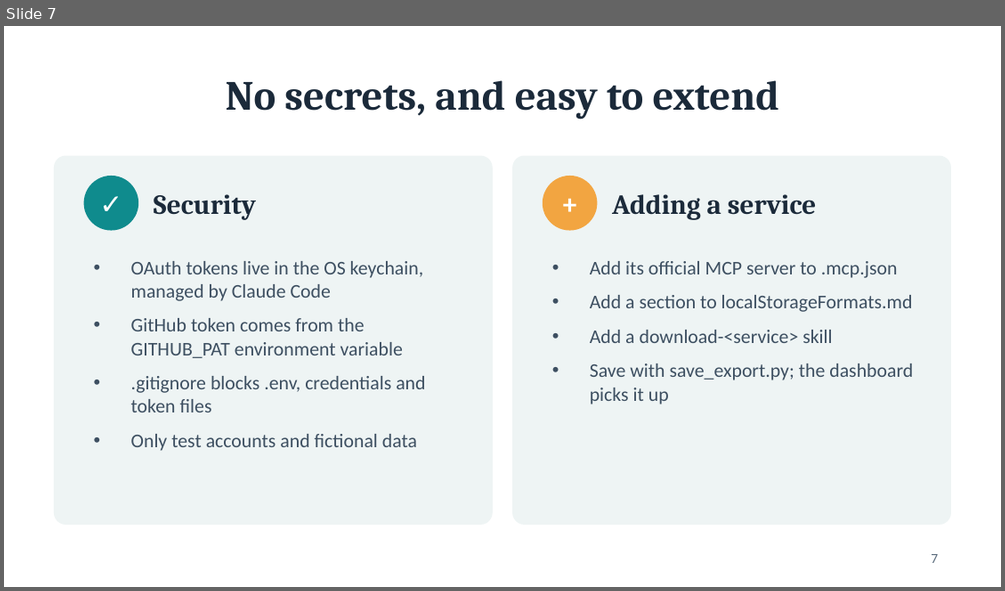
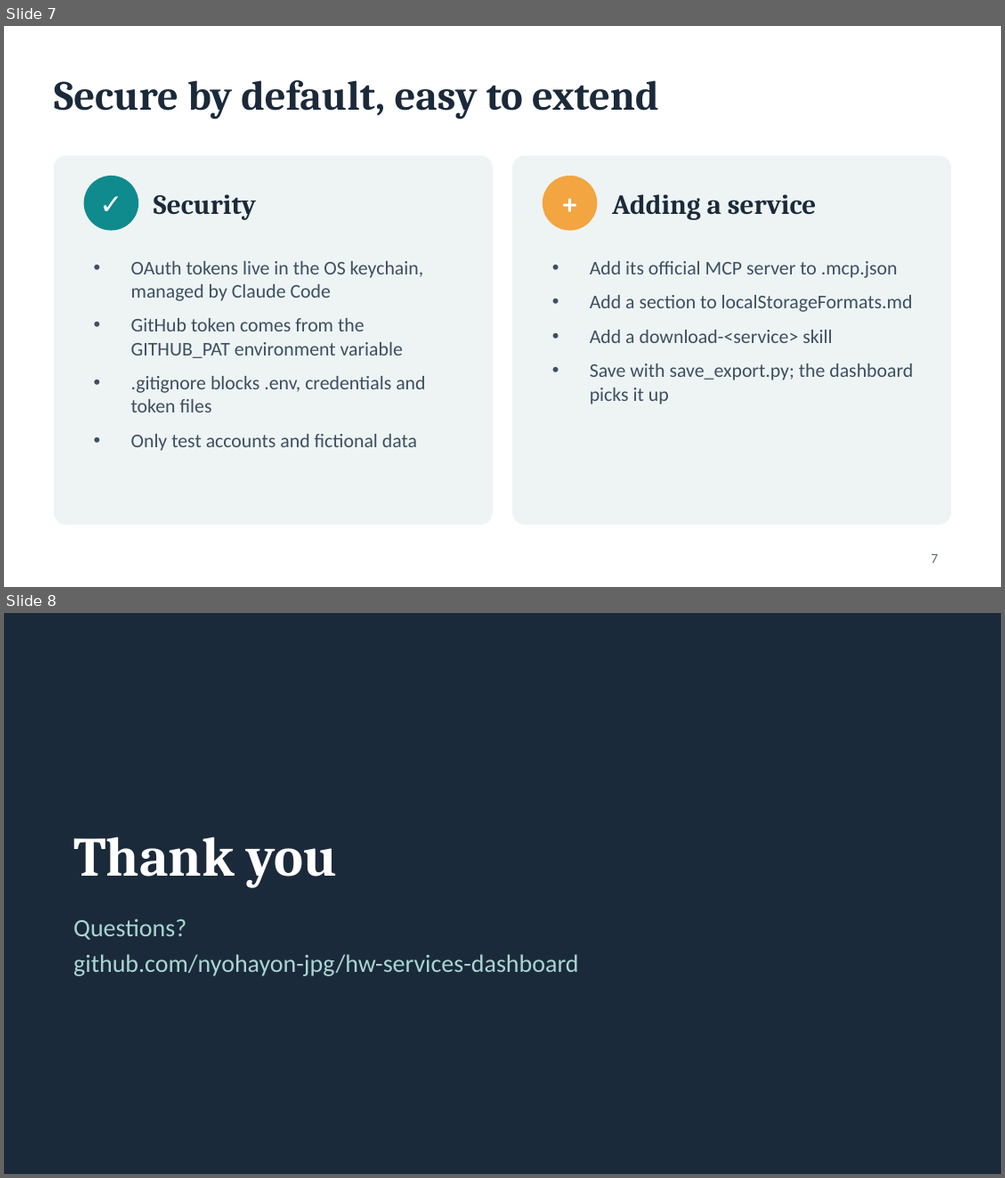
Before and after one commit to nyohayon-jpg/hw-services-dashboard, a slide deck: presentation/services-dashboard.pptx. Shown one above the other, each under a label of ours: slide 7 before the commit, slides 7 and 8 after it. The pictures are 1005x591 and 1005x1178 pixels, drawn with LibreOffice and Linux fonts; fonts in the diff are those of the drawing. Boxes give left, top, right and bottom in pixels: in the first picture for what was removed or moved away, otherwise in the second. Text is boxed around its words. In the diff, an @@ line names an element or a change of style, - is before the commit and + after.

```diff
--- a/presentation/services-dashboard.pptx
+++ b/presentation/services-dashboard.pptx
@@ slide 8 added at (x1=4, y1=613, x2=1001, y2=1174), background #1B2A3A @@
@@ title added at (x1=73, y1=836, x2=336, y2=888), 40 pt, text #FFFFFF, bold @@
+Thank you
@@ text added at (x1=73, y1=918, x2=578, y2=976), 18 pt, text #A9D6D3 @@
+Questions?
+github.com/nyohayon-jpg/hw-services-dashboard
@@ slide 7 changed as well @@
@@ title at (x1=54, y1=80, x2=659, y2=119): text changed @@
-No secrets, and easy to extend
+Secure by default, easy to extend
```
Also in this commit, not shown: 6 other slides changed, 1 slide removed.
